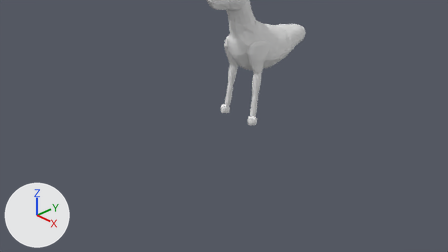
The Blender file tachita.blend, before and after one commit.
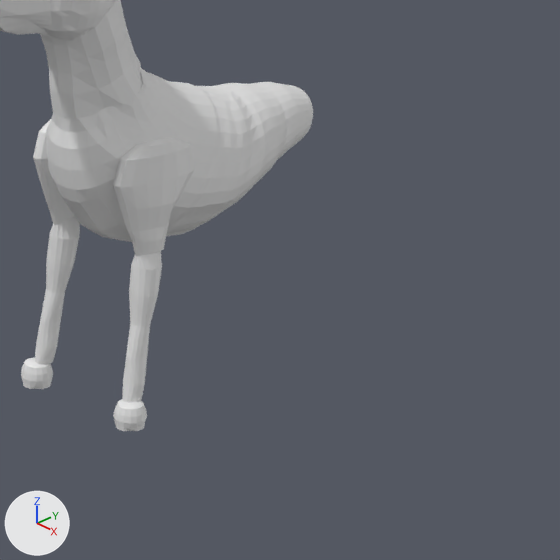
Old and new are each drawn from the file's camera 'Camera' and again close up on the part from 48% to 84% of the width and 0% to 65% of the height. Lighting does not change. The marker at lower left points along +X, +Y and +Z.
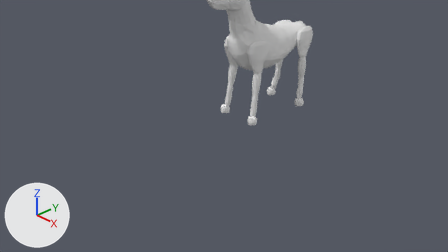
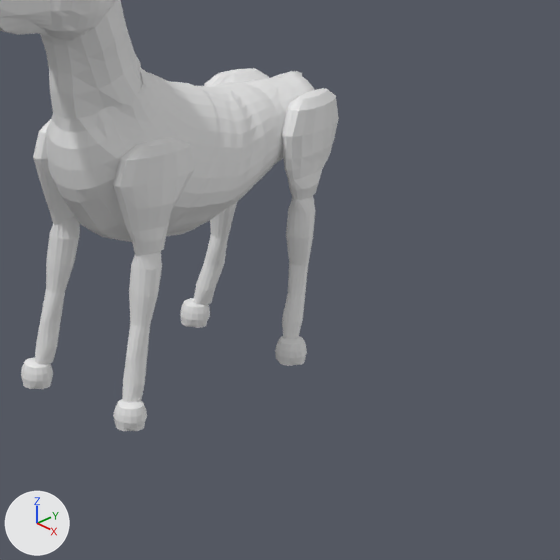
Pixel boxes (x1, y1, x2, y2) of what changed, in the close-ups (560 x 560 px; the box of a moved part takes in the faces that stretch with it):
'Cylinder.001', reshaped: before (46, 67, 313, 242); after (46, 67, 315, 242)
'Sphere.008', added: after (275, 88, 339, 366)
'Sphere.010', added: after (180, 68, 269, 328)
part 1 of me_cylinder_001, moved or reshaped: before (249, 82, 313, 160); after (242, 71, 315, 166)

The change in detail:
me_cylinder_001 is used by ob_cylinder_001; location (0.0, 0.952, 0.94); rotation (0.715, 0.0, 0.0), in degrees (41, 0, 0); scale (1.0, 1.0, 1.2).
me_cylinder_001 had 578 vertices, 528 faces and spanned x 0.0..0.358, y -0.385..1.107, z -0.465..0.833.
me_cylinder_001 now has 578 vertices, 528 faces and spans x 0.0..0.358, y -0.385..1.182, z -0.524..0.833.
me_cylinder_001 part 1: 153 of 578 vertices moved; they spanned x 0.0..0.249, y 0.523..1.107, z -0.465..-0.057 and now span x 0.0..0.255, y 0.507..1.182, z -0.524..-0.046; mean shift (0.007, 0.0, 0.0); largest move (0.05, 1.1, -0.313) -> (0.003, 1.171, -0.29).
Mesh me_sphere_013 is new.
It has 358 vertices, 400 faces and spans x -0.5..0.33, y -0.27..1.4, z -0.22..4.53.
Object 'Sphere.010' (ob_sphere_010) is new; it shows me_sphere_013.
Its location is (-0.372, 1.68, 0.015).
Its rotation in degrees is (0, 0, -9.4).
Its scale is (-0.319, 0.319, 0.319).
Object 'Sphere.008' (ob_sphere_008) is new; it shows a copy of me_sphere_013.
Its location is (0.328, 1.68, 0.015).
Its rotation in degrees is (0, 0, 9.4).
Its scale is (0.319, 0.319, 0.319).
